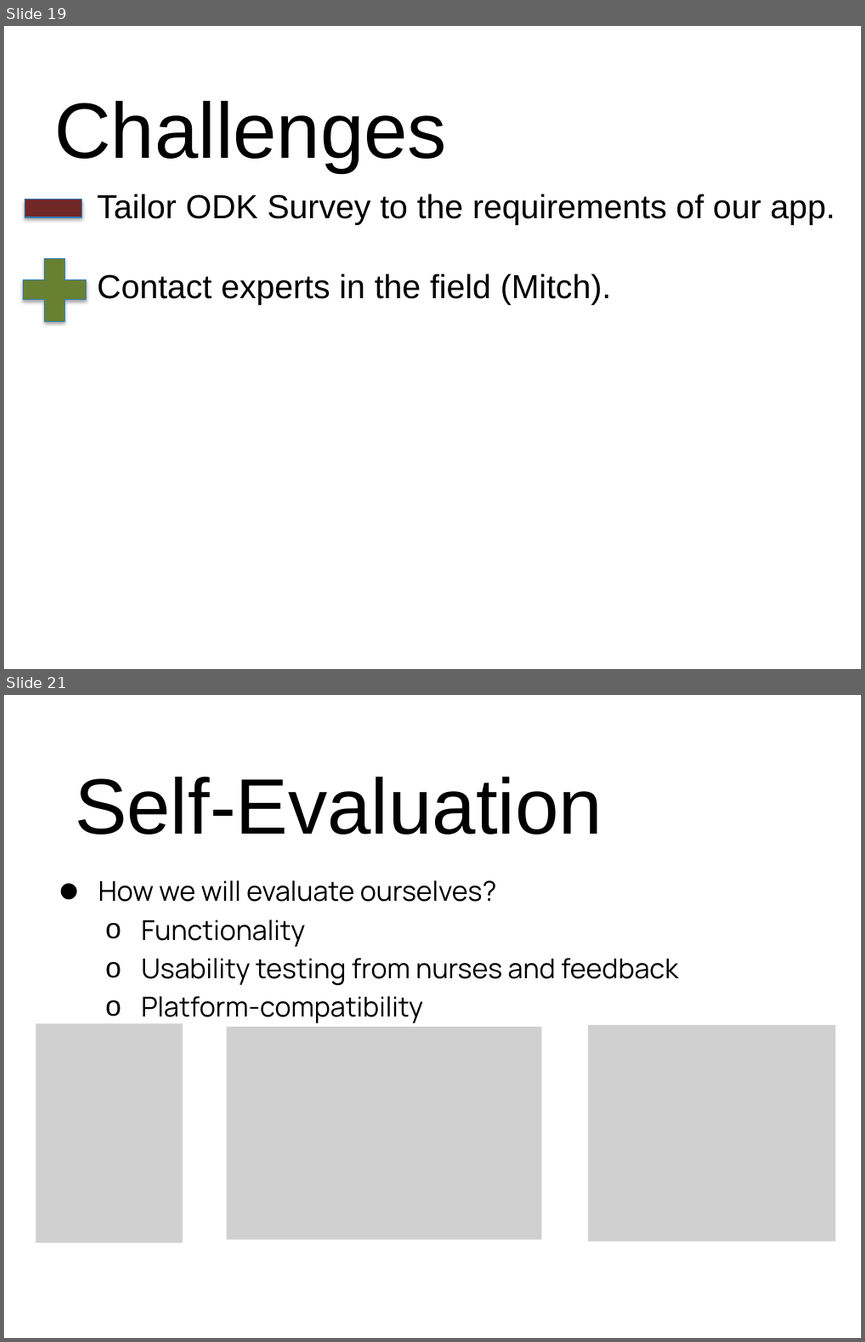
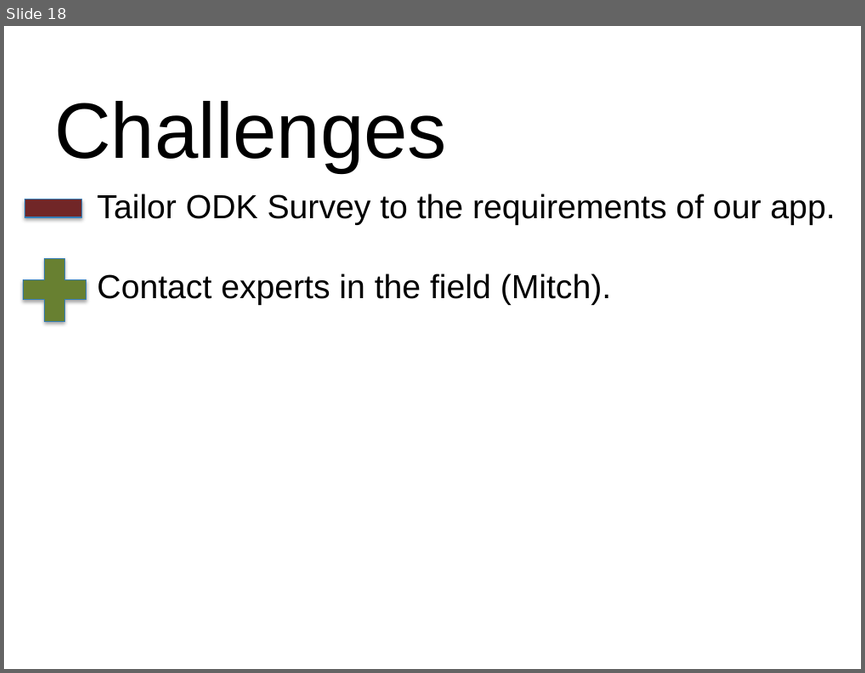
Before and after one commit to xiaoj/481web, a slide deck: presentation/Final Presentation.pptx. Shown one above the other, each under a label of ours: slides 19 and 21 before the commit, slide 18 after it; the slides between them are not shown. The pictures are 865x1342 and 865x673 pixels, drawn with LibreOffice and Linux fonts; fonts in the diff are those of the drawing; grey boxes stand for pictures; background and template pictures are left out. Boxes give left, top, right and bottom in pixels: in the first picture for what was removed or moved away, otherwise in the second. Text is boxed around its words. In the diff, an @@ line names an element or a change of style, - is before the commit and + after.

```diff
--- a/presentation/Final Presentation.pptx
+++ b/presentation/Final Presentation.pptx
@@ slide 21 removed at (x1=4, y1=695, x2=861, y2=1338), background picture (left out) @@
@@ title removed at (x1=75, y1=777, x2=602, y2=834) @@
-Self-Evaluation
@@ text removed at (x1=141, y1=880, x2=678, y2=1023) @@
-• How we will evaluate ourselves?
-  o Functionality
-  o Usability testing from nurses and feedback
-  o Platform-compatibility
@@ picture removed at (x1=35, y1=1023, x2=182, y2=1242) @@
@@ picture removed at (x1=587, y1=1025, x2=835, y2=1241) @@
@@ picture removed at (x1=227, y1=1027, x2=542, y2=1240) @@
@@ what was slide 19 is now slide 18 @@
```
Also in this commit, not shown: 1 slide changed, 3 slides added, 2 other slides removed.
